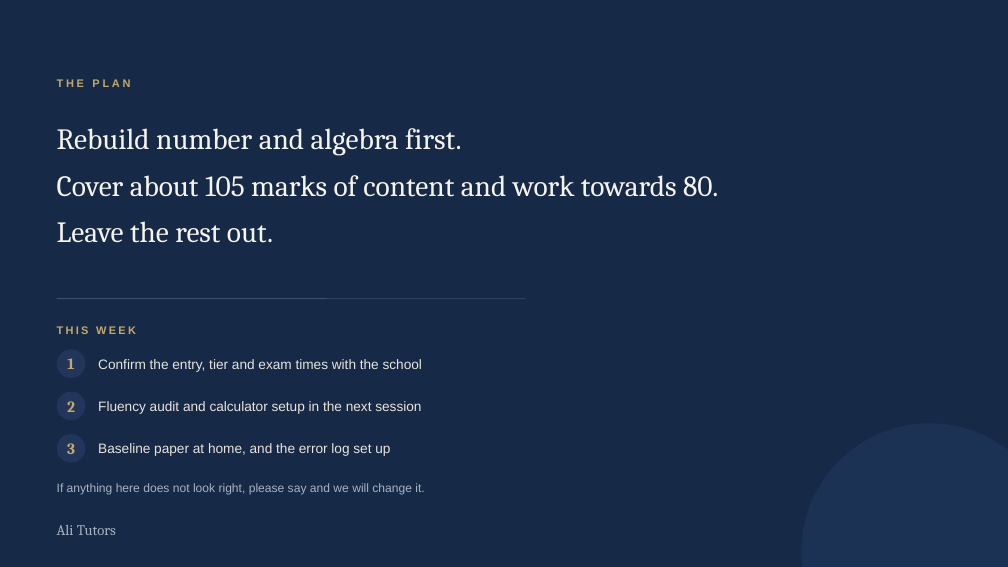
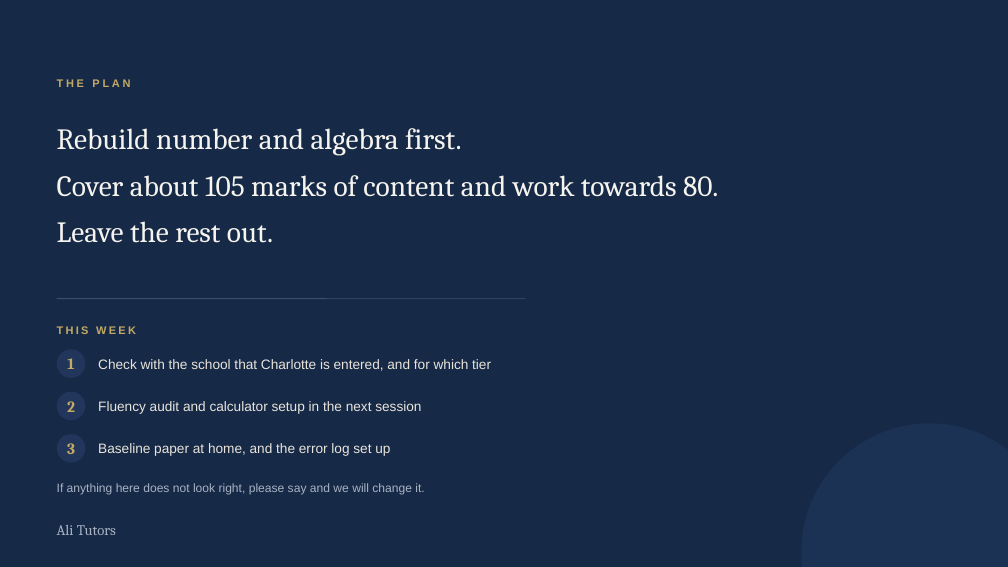
Before and after one commit to AliAljawabra/Daily, a slide deck: slide 16 of tutoring/charlotte/Charlotte_maths_plan.pptx. Drawn at 1008x567 pixels with LibreOffice and Linux fonts; fonts in the diff are those of the drawing. Boxes give left, top, right and bottom in pixels: in the first picture for what was removed or moved away, otherwise in the second. Text is boxed around its words. In the diff, an @@ line names an element or a change of style, - is before the commit and + after.

```diff
--- a/tutoring/charlotte/Charlotte_maths_plan.pptx
+++ b/tutoring/charlotte/Charlotte_maths_plan.pptx
@@ text at (98,359,491,371): text changed @@
-Confirm the entry, tier and exam times with the school
+Check with the school that Charlotte is entered, and for which tier
```
Also in this commit, not shown: 6 other slides changed, 2 other files.
